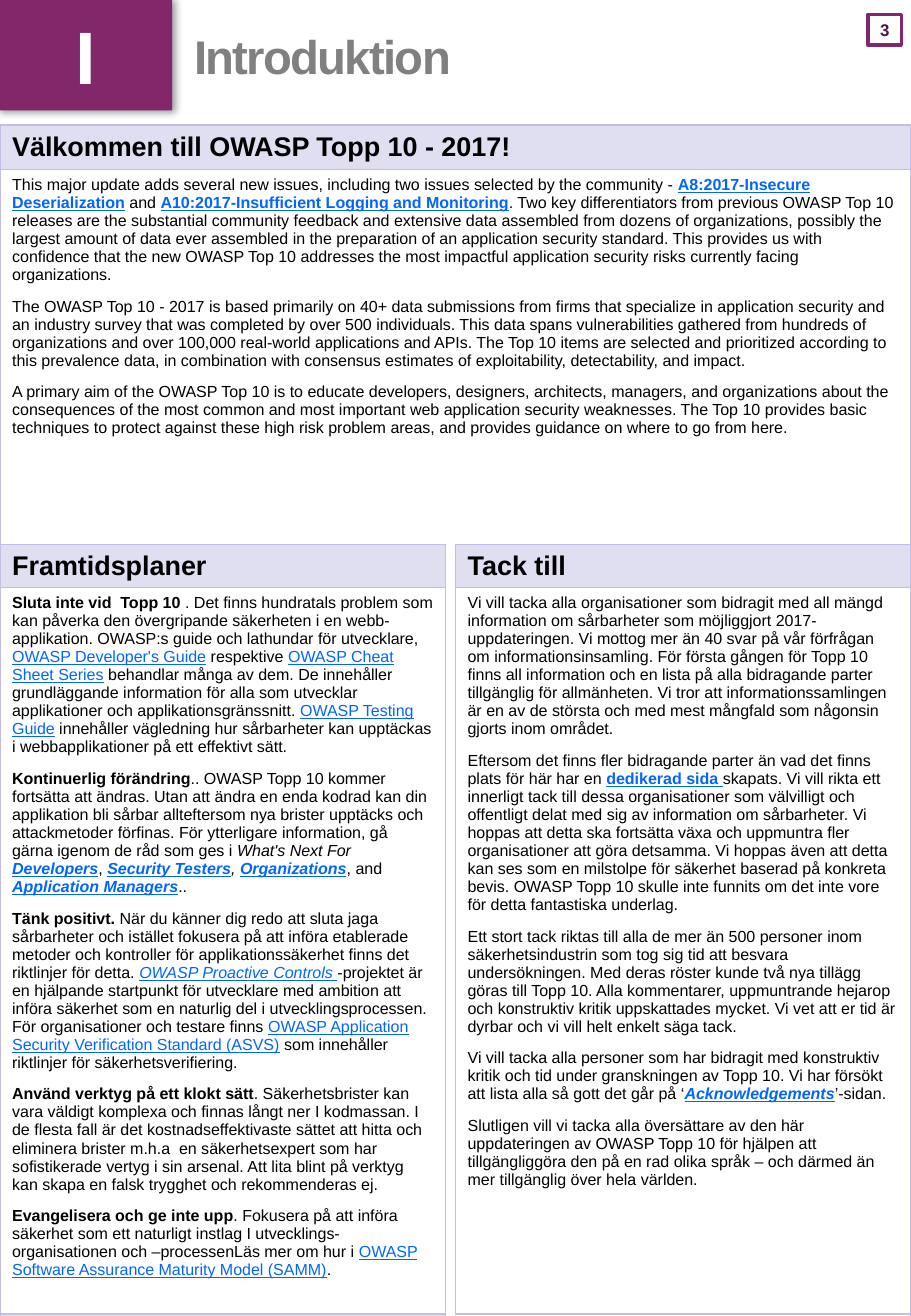
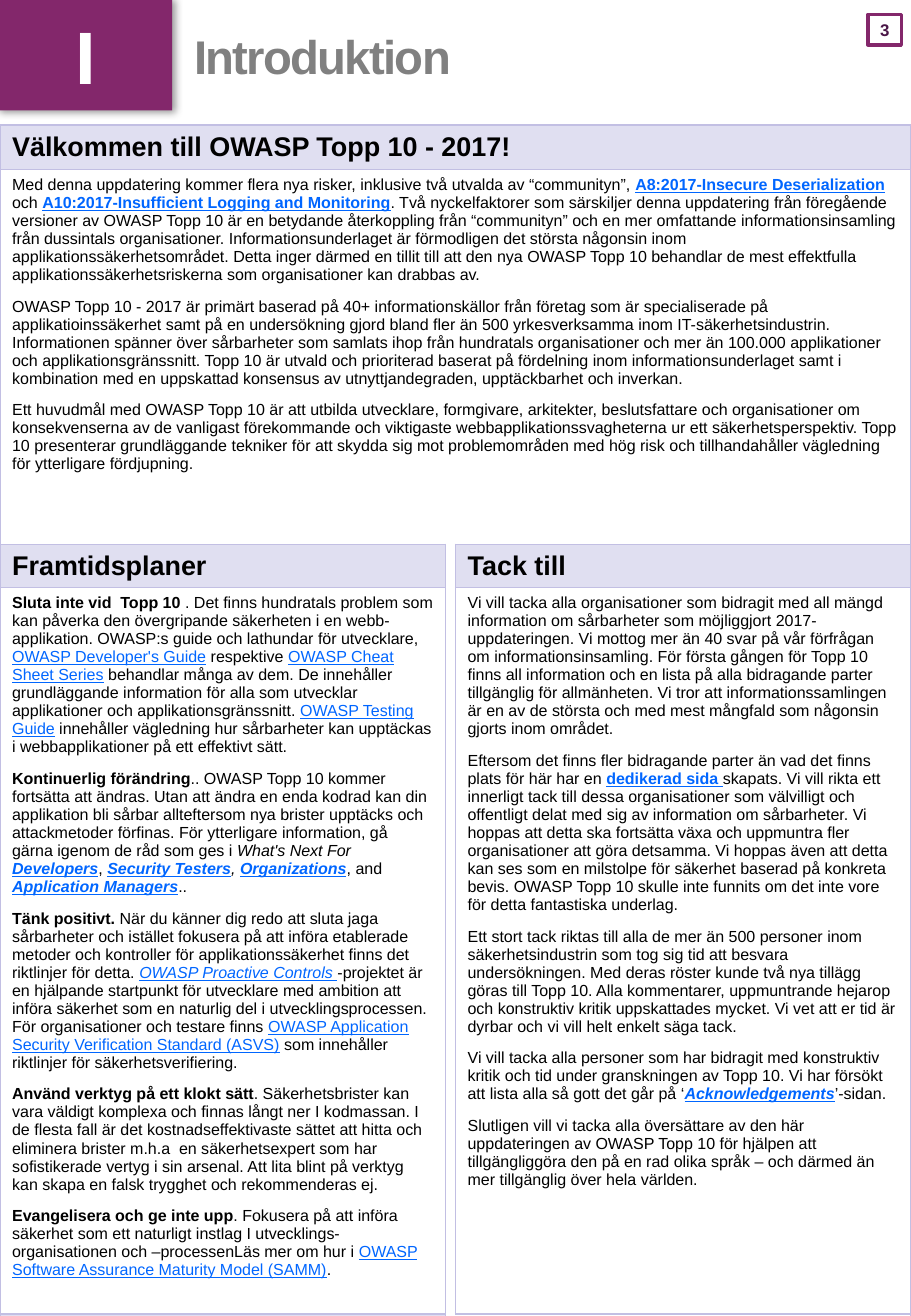
Before and after one commit to xl-sec/Top10, a slide deck: slide 4 of 2017/se/OWASP_Top10-2017_(se).pptx. Drawn at 911x1316 pixels with LibreOffice and Linux fonts; fonts in the diff are those of the drawing. Boxes give left, top, right and bottom in pixels: in the first picture for what was removed or moved away, otherwise in the second. Text is boxed around its words. In the diff, an @@ line names an element or a change of style, - is before the commit and + after.

```diff
--- a/2017/se/OWASP_Top10-2017_(se).pptx
+++ b/2017/se/OWASP_Top10-2017_(se).pptx
@@ table at [0,125,911,1316] @@
-row 2, column 1: This major update adds several new issues, including two issues selected by the community - A8:2017-Insecure Deserialization and A10:2017-Insufficient Logging and Monitoring. Two key differentiators from previous OWASP Top 10 releases are the substantial community feedback and extensive data assembled from dozens of organizations, possibly the largest amount of data ever assembled in the preparation of an application security standard. This provides us with confidence that the new OWASP Top 10 addresses the most impactful application security risks currently facing organizations. / The OWASP Top 10 - 2017 is based primarily on 40+ data submissions from firms that specialize in application security and an industry survey that was completed by over 500 individuals. This data spans vulnerabilities gathered from hundreds of organizations and over 100,000 real-world applications and APIs. The Top 10 items are selected and prioritized according to this prevalence data, in combination with consensus estimates of exploitability, detectability, and impact. / A primary aim of the OWASP Top 10 is to educate developers, designers, architects, managers, and organizations about the consequences of the most common and most important web application security weaknesses. The Top 10 provides basic techniques to protect against these high risk problem areas, and provides guidance on where to go from here.
+row 2, column 1: Med denna uppdatering kommer flera nya risker, inklusive två utvalda av “communityn”, A8:2017-Insecure Deserialization och A10:2017-Insufficient Logging and Monitoring. Två nyckelfaktorer som särskiljer denna uppdatering från föregående versioner av OWASP Topp 10 är en betydande återkoppling från “communityn” och en mer omfattande informationsinsamling från dussintals organisationer. Informationsunderlaget är förmodligen det största någonsin inom applikationssäkerhetsområdet. Detta inger därmed en tillit till att den nya OWASP Topp 10 behandlar de mest effektfulla applikationssäkerhetsriskerna som organisationer kan drabbas av. / OWASP Topp 10 - 2017 är primärt baserad på 40+ informationskällor från företag som är specialiserade på applikatioinssäkerhet samt på en undersökning gjord bland fler än 500 yrkesverksamma inom IT-säkerhetsindustrin. Informationen spänner över sårbarheter som samlats ihop från hundratals organisationer och mer än 100.000 applikationer och applikationsgränssnitt. Topp 10 är utvald och prioriterad baserat på fördelning inom informationsunderlaget samt i kombination med en uppskattad konsensus av utnyttjandegraden, upptäckbarhet och inverkan. / Ett huvudmål med OWASP Topp 10 är att utbilda utvecklare, formgivare, arkitekter, beslutsfattare och organisationer om konsekvenserna av de vanligast förekommande och viktigaste webbapplikationssvagheterna ur ett säkerhetsperspektiv. Topp 10 presenterar grundläggande tekniker för att skydda sig mot problemområden med hög risk och tillhandahåller vägledning för ytterligare fördjupning.
```
Also in this commit, not shown: 2 other slides changed.
